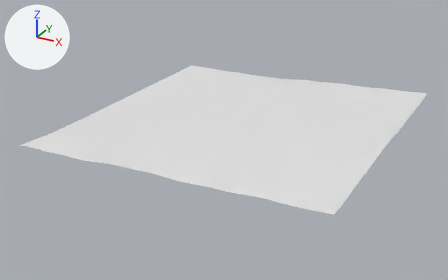
Before and after pictures for a commit that changed the OBJ model assets/maps/chunks/terrain_lod0_-6_-1.obj.
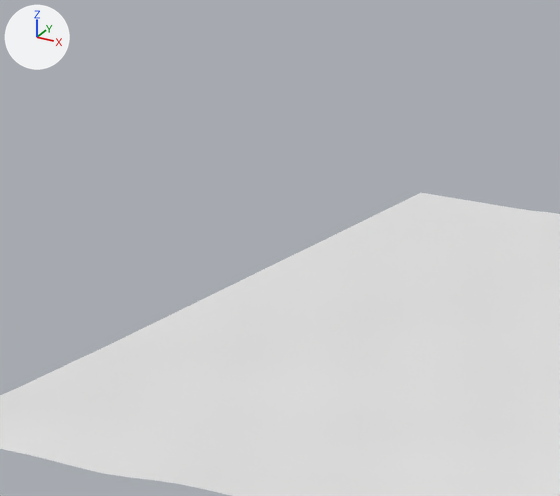
There are two pictures of each version: one whole from a 50 mm lens placed at (-591.3, -156.1, 90.2), pointed at (-708.5, 57.1, -16.4), one close up on the part from 11% to 53% of the width and 0% to 60% of the height. The lights are fixed; the arrows at upper left show +X, +Y and +Z. The first two pictures are the older version. Where no turn or scale is listed for an object, it has been applied to the vertices.

Objects in the first close-up: 'terrain_lod0_-6_-1'.
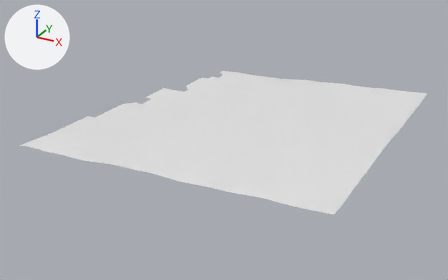
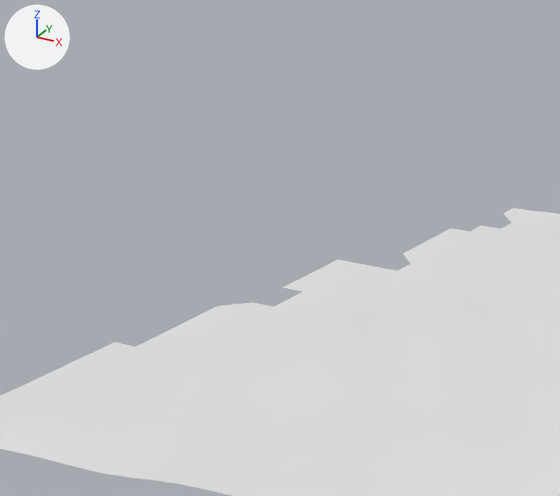
Where the change shows, as pixel boxes [x1, y1, x2, y2] in the close-ups (560 x 496 px):
'terrain_lod0_-6_-1', reshaped
    before: [0, 193, 560, 496]
    after: [0, 208, 560, 496]
part 1 of me_terrain_lod0__6__1, deleted
    before: [116, 193, 512, 347]

Edits to the bpy script that builds the scene:
```text
Change me_terrain_lod0__6__1:
    used by ob_terrain_lod0__6__1; location = (0.0, 0.0, 0.0)
    remove me_terrain_lod0__6__1.from_pydata(...)  # 1089 vertices, 2048 faces; spans x -768.0..-640.0, y 0.0..128.0, z -10.8..-4.2
    add me_terrain_lod0__6__1.from_pydata(...)  # 1023 vertices, 1913 faces; spans x -768.0..-640.0, y 0.0..128.0, z -10.8..-4.2
    me_terrain_lod0__6__1 part 1
    66 vertices are removed from x -768.0..-748.0, y 44.0..128.0, z -10.8
    135 faces are deleted
```
